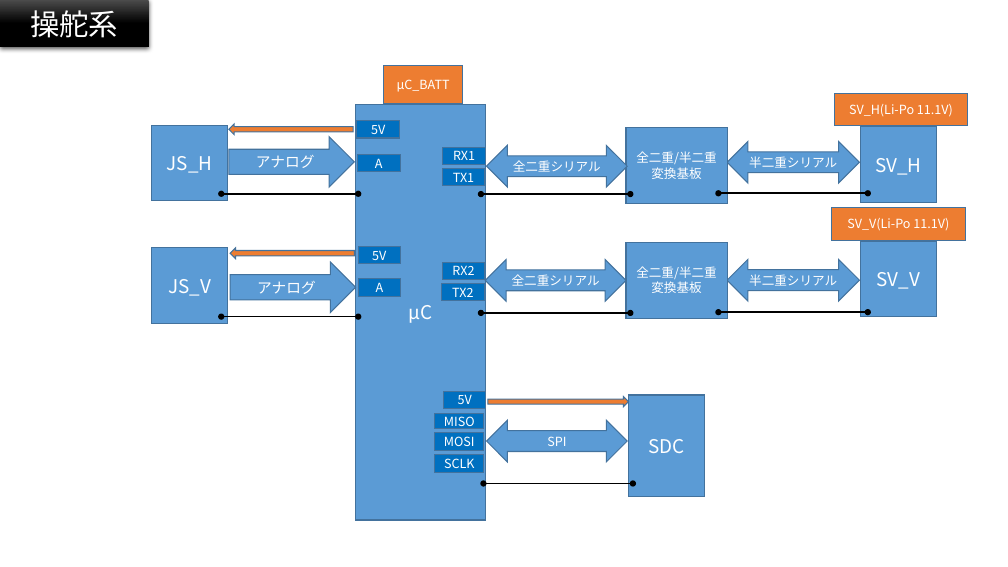
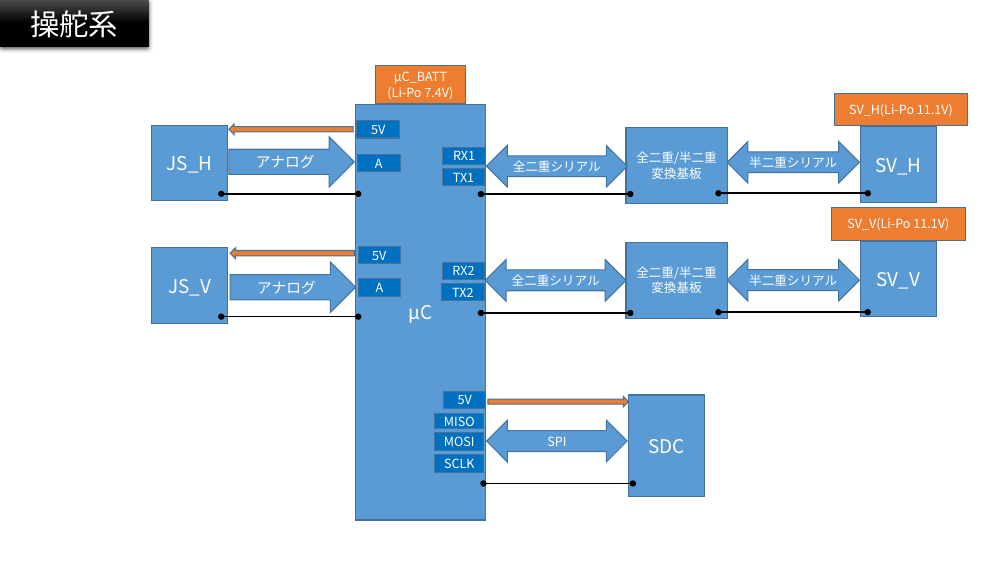
Before and after one commit to TORICA/avio17, a slide deck: slide 4 of 電装全体構成_TORICA_17_LUMINOUS.pptx. Drawn at 1008x567 pixels with LibreOffice and Linux fonts; fonts in the diff are those of the drawing. Boxes give left, top, right and bottom in pixels: in the first picture for what was removed or moved away, otherwise in the second. Text is boxed around its words. In the diff, an @@ line names an element or a change of style, - is before the commit and + after.

```diff
--- a/電装全体構成_TORICA_17_LUMINOUS.pptx
+++ b/電装全体構成_TORICA_17_LUMINOUS.pptx
@@ rectangle "μC_BATT": place and size @@
-rectangle "μC_BATT" at bbox=[383, 65, 463, 104]
+rectangle "μC_BATT" at bbox=[376, 65, 466, 104]
@@ text in rectangle at bbox=[387, 83, 453, 100]: paragraph added @@
+(Li-Po 7.4V)
```
Also in this commit, not shown: 10 slides added, 1 slide removed, 1 other file.
